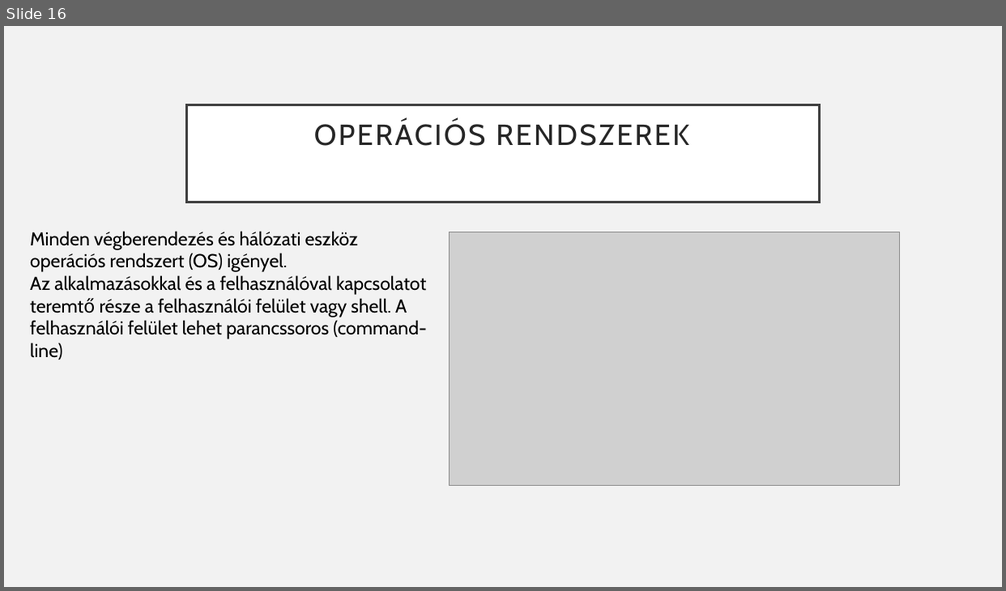
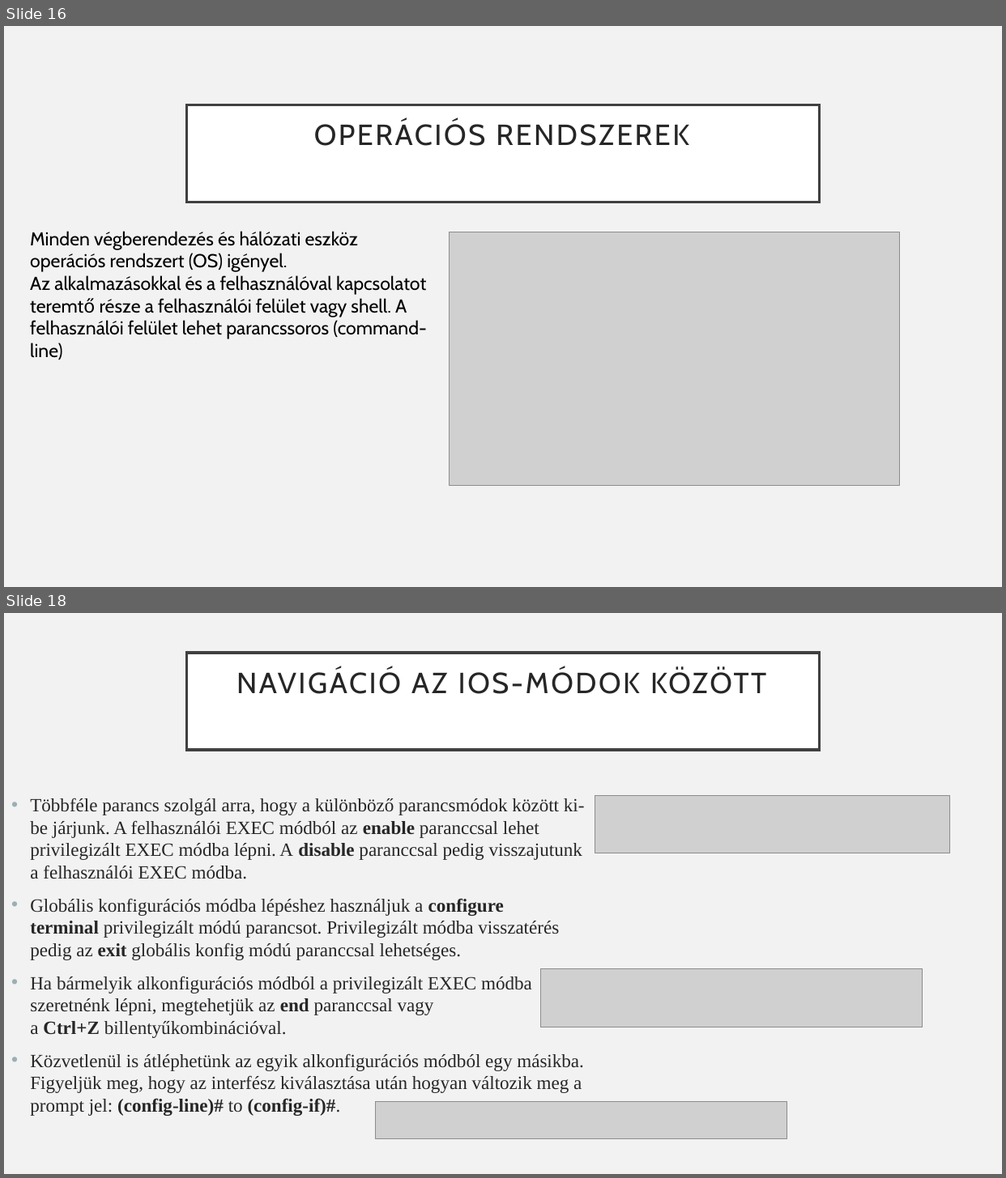
Before and after one commit to Feenc/sulishtml, a slide deck: cisco2.pptx. Shown one above the other, each under a label of ours: slide 16 before the commit, slides 16 and 18 after it; the slides between them are not shown. The pictures are 1006x591 and 1006x1178 pixels, drawn with LibreOffice and Linux fonts; fonts in the diff are those of the drawing; grey boxes stand for pictures. Boxes give left, top, right and bottom in pixels: in the first picture for what was removed or moved away, otherwise in the second. Text is boxed around its words. In the diff, an @@ line names an element or a change of style, - is before the commit and + after.

```diff
--- a/cisco2.pptx
+++ b/cisco2.pptx
@@ slide 18 added at [4,613,1002,1174], background #F2F2F2 @@
@@ title added at [187,653,819,750], fill #FFFFFF, outline #404040 2.5 pt, 28 pt, text #262626 @@
+NAVIGÁCIÓ AZ IOS-MÓDOK KÖZÖTT
@@ text added at [30,798,585,1116], 18 pt, text #262626 @@
+• Többféle parancs szolgál arra, hogy a különböző parancsmódok között ki-be járjunk. A felhasználói EXEC módból az enable paranccsal lehet privilegizált EXEC módba lépni. A disable paranccsal pedig visszajutunk a felhasználói EXEC módba.
+• Globális konfigurációs módba lépéshez használjuk a configure terminal privilegizált módú parancsot. Privilegizált módba visszatérés pedig az exit globális konfig módú paranccsal lehetséges.
+• Ha bármelyik alkonfigurációs módból a privilegizált EXEC módba szeretnénk lépni, megtehetjük az end paranccsal vagy a Ctrl+Z billentyűkombinációval.
+• Közvetlenül is átléphetünk az egyik alkonfigurációs módból egy másikba. Figyeljük meg, hogy az interfész kiválasztása után hogyan változik meg a prompt jel: (config-line)# to (config-if)#.
@@ picture added at [594,796,950,854] @@
@@ picture added at [541,969,923,1028] @@
@@ picture added at [376,1102,788,1139] @@
```
Also in this commit, not shown: 2 slides changed, 2 other slides added, 1 slide removed, 18 other files.
